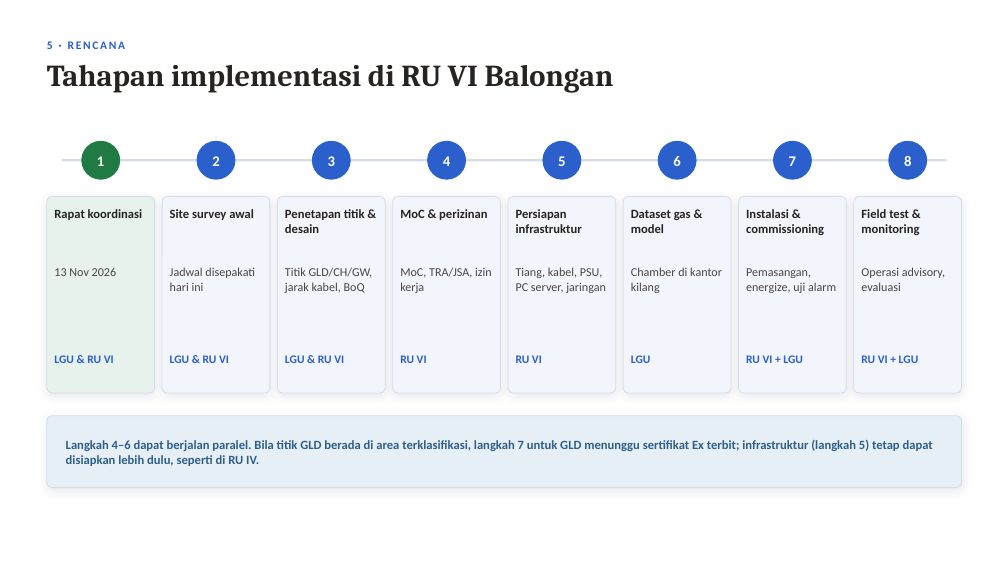
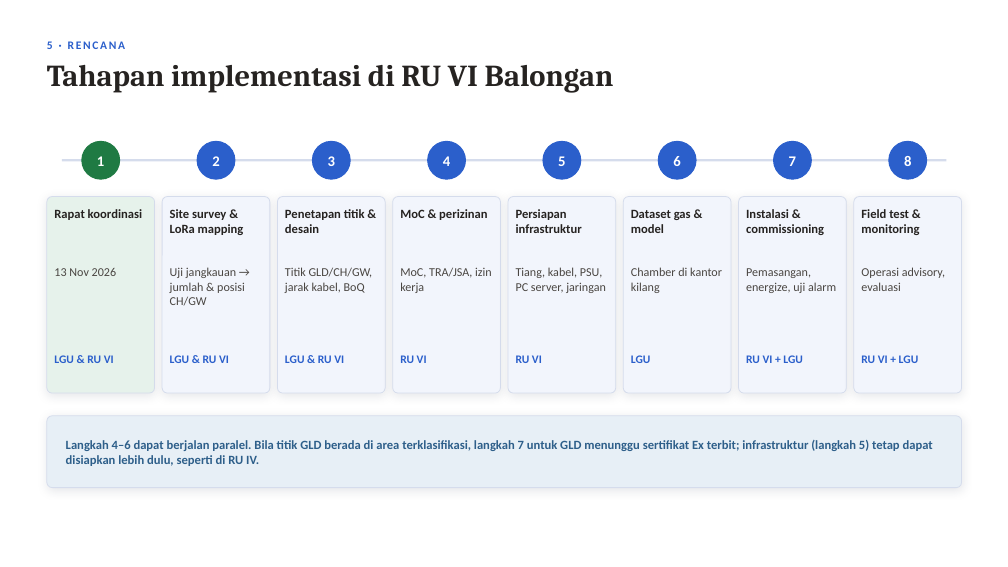
Before and after one commit to RavellerH/GLD-V2-Report-2026, a slide deck: slide 14 of Deliverables/Presentasi_Koordinasi_Implementasi_GLD_RU-VI_Balongan_13November2026.pptx. Drawn at 1008x567 pixels with LibreOffice and Linux fonts; fonts in the diff are those of the drawing. Boxes give left, top, right and bottom in pixels: in the first picture for what was removed or moved away, otherwise in the second. Text is boxed around its words. In the diff, an @@ line names an element or a change of style, - is before the commit and + after.

```diff
--- a/Deliverables/Presentasi_Koordinasi_Implementasi_GLD_RU-VI_Balongan_13November2026.pptx
+++ b/Deliverables/Presentasi_Koordinasi_Implementasi_GLD_RU-VI_Balongan_13November2026.pptx
@@ text at bbox=[170, 209, 244, 235]: text changed @@
-Site survey awal
+Site survey & LoRa mapping
@@ text at bbox=[170, 267, 245, 306]: text changed @@
-Jadwal disepakati hari ini
+Uji jangkauan → jumlah & posisi CH/GW
```
Also in this commit, not shown: 4 other slides changed, 9 slides added, 3 other files.
